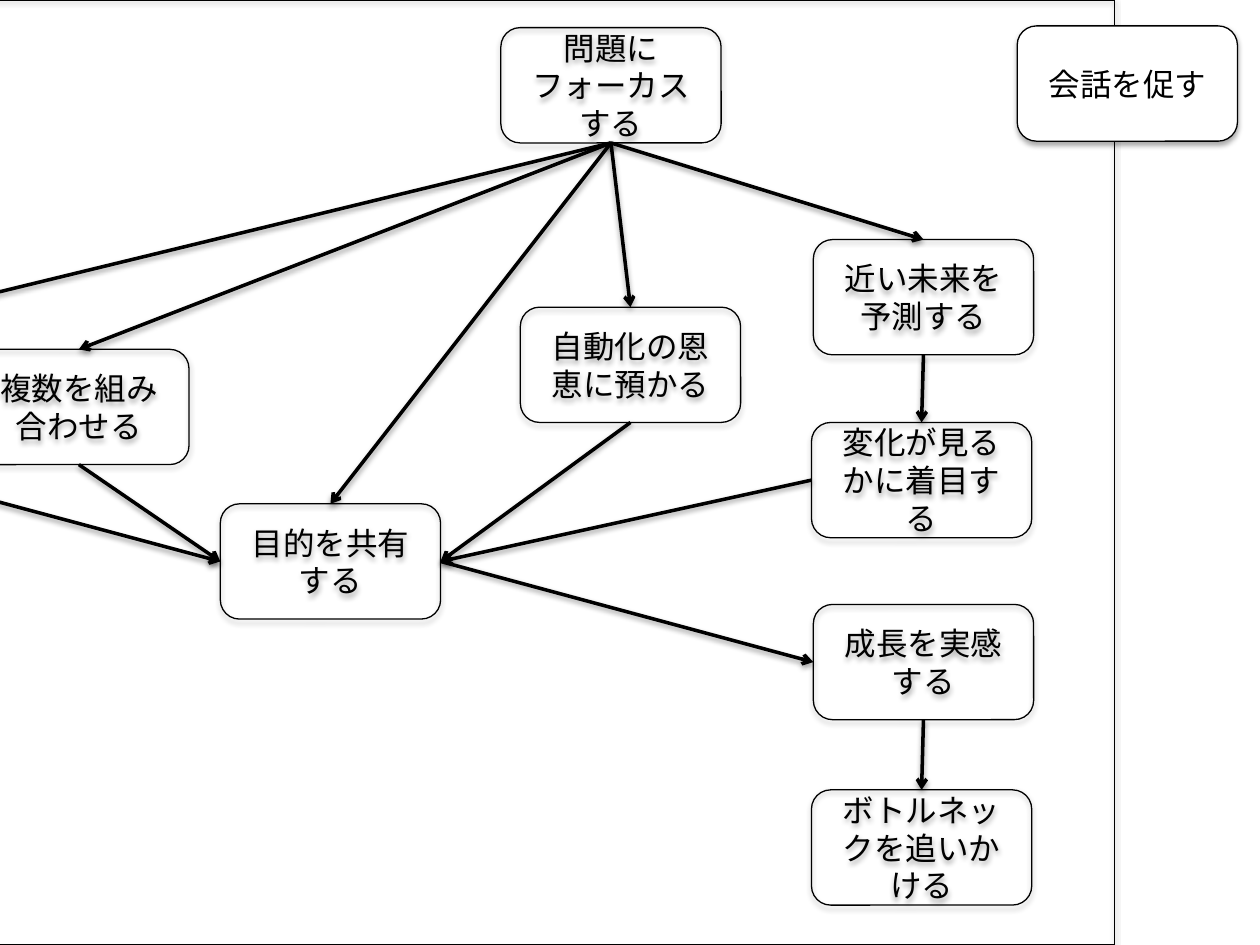
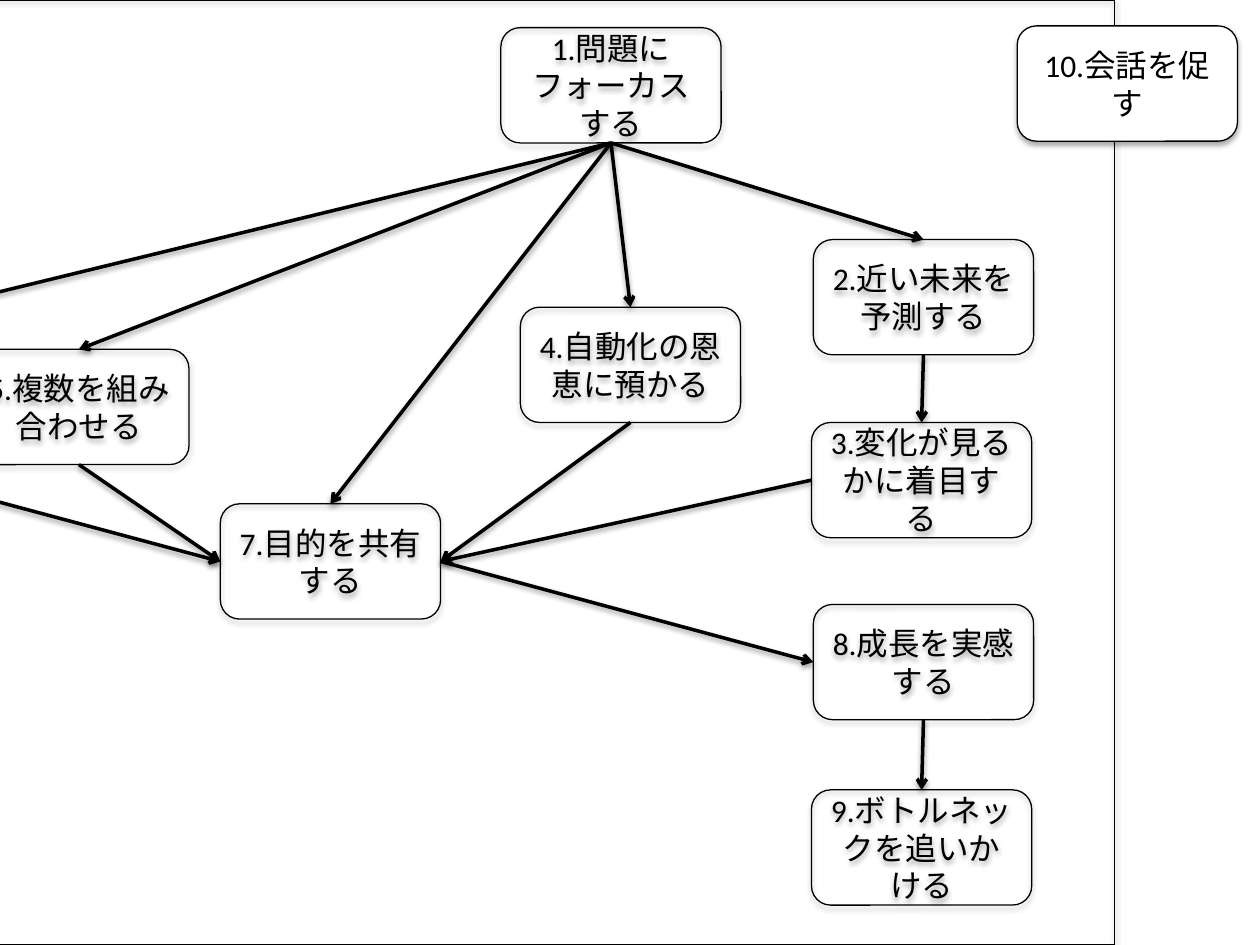
Before and after one commit to hageyahhoo/AgileMetricsPattern, a slide deck: slide 1 of relation.pptx. Drawn at 1260x945 pixels with LibreOffice and Linux fonts; fonts in the diff are those of the drawing. Boxes give left, top, right and bottom in pixels: in the first picture for what was removed or moved away, otherwise in the second. Text is boxed around its words. In the diff, an @@ line names an element or a change of style, - is before the commit and + after.

Commit message:
issue17、issue18に対応して、一覧の順番変更、図の番号付け、本文を変更した一覧の順番に合わせて順序を変更。

```diff
--- a/relation.pptx
+++ b/relation.pptx
@@ text in rounded rectangle at <box>532,35,690,144</box>: text changed @@
-問題にフォーカスする
+1.問題にフォーカスする
@@ text in rounded rectangle at <box>1044,50,1210,117</box>: text changed @@
-会話を促す
+10.会話を促す
@@ text in rounded rectangle at <box>833,264,1014,331</box>: text changed @@
-近い未来を予測する
+2.近い未来を予測する
@@ text in rounded rectangle at <box>540,332,721,399</box>: text changed @@
-自動化の恩恵に預かる
+4.自動化の恩恵に預かる
@@ text in rounded rectangle at <box>0,374,169,441</box>: text changed @@
-複数を組み合わせる
+5.複数を組み合わせる
@@ text in rounded rectangle at <box>831,428,1012,539</box>: text changed @@
-変化が見るかに着目する
+3.変化が見るかに着目する
@@ text in rounded rectangle at <box>240,528,421,594</box>: text changed @@
-目的を共有する
+7.目的を共有する
@@ text in rounded rectangle at <box>833,629,1014,695</box>: text changed @@
-成長を実感する
+8.成長を実感する
@@ text in rounded rectangle at <box>831,796,1012,906</box>: text changed @@
-ボトルネックを追いかける
+9.ボトルネックを追いかける
```
Also in this commit, not shown: 1 other file.
